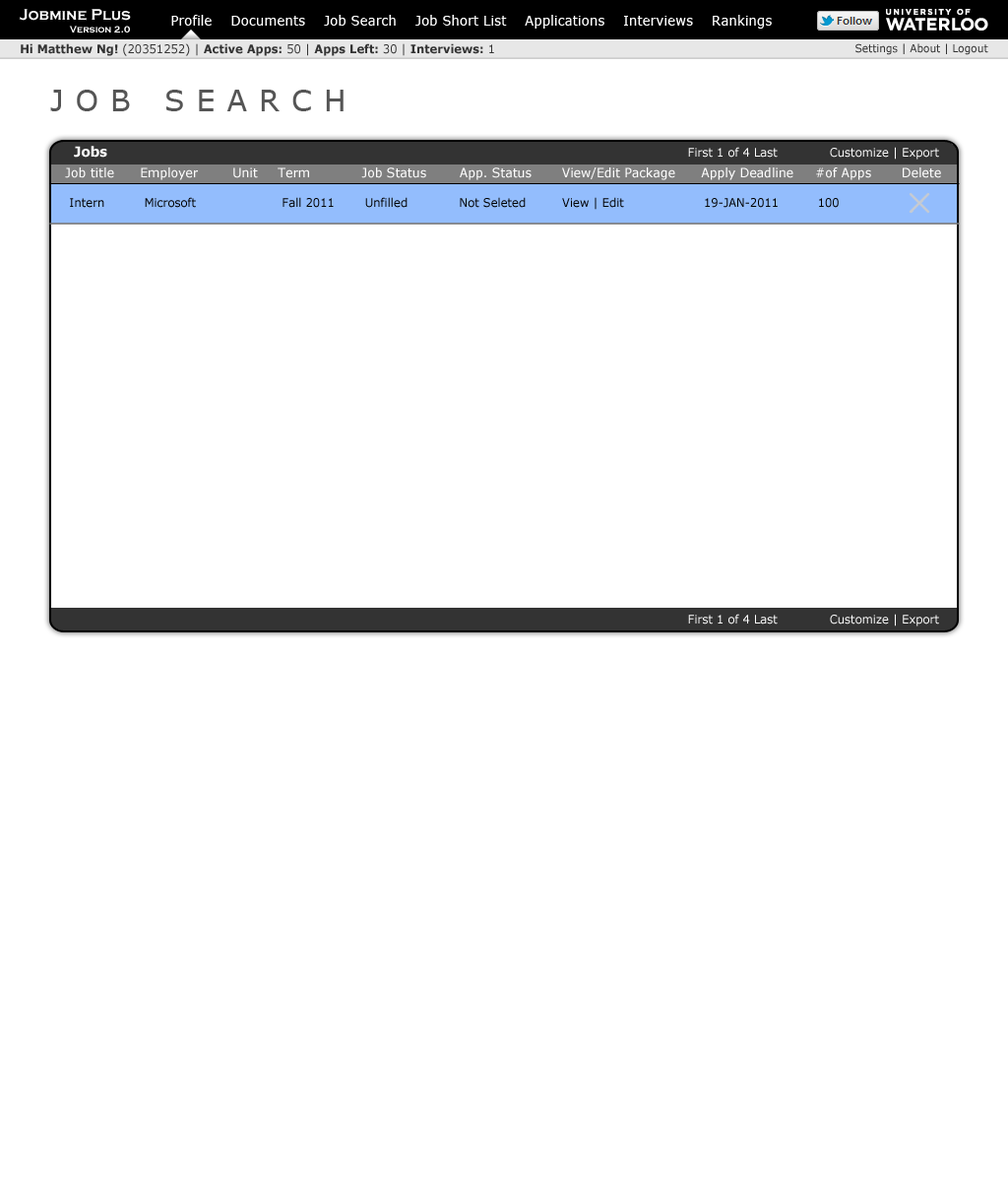
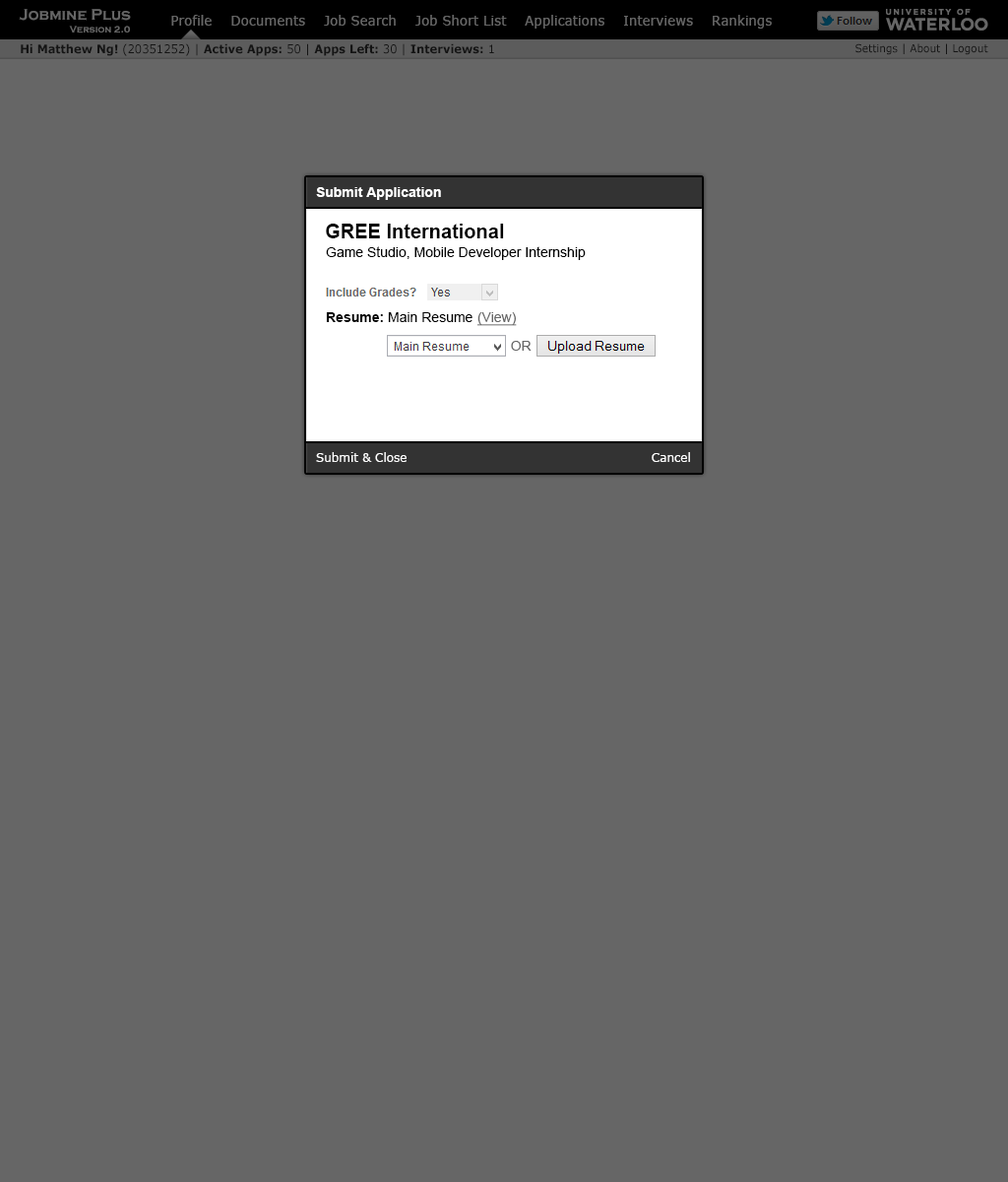
Before/after of a 1008 × 1182 layered artwork. What changed in the layer stack:
added group "Apply box" with 27 layers above "message" over [0, 8, 1008, 1182]
added group "Popup" with 24 layers in group "Apply box" over [306, 177, 703, 473]
added group "header copy" (1st of 2, in "Apply box" › "Popup") with 4 layers in group "Popup" over [306, 177, 703, 209]
added group "bg" (1st of 8, in "Apply box" › "Popup" › "header copy") with 2 layers in group "header copy" over [306, 177, 703, 209]
added layer "Custom title copy" (1st of 2, in "Apply box" › "Popup" › "header copy" › "bg") in group "bg" over [306, 177, 703, 207]
added group "content" with 12 layers in group "Popup" over [313, 223, 656, 357]
added group "Resume" with 6 layers in group "content" over [325, 312, 656, 357]
added group "Selection" with 3 layers in group "Resume" over [386, 334, 656, 357]
added group "footer copy" (1st of 2, in "Apply box" › "Popup") with 4 layers in group "Popup" over [306, 441, 703, 473]
added layer "Submit & Close Cancel" in group "footer copy" over [316, 451, 691, 462]
added group "bg" (2nd of 8, in "Apply box" › "Popup" › "footer copy") with 2 layers in group "footer copy" over [306, 441, 703, 473]
added layer "border copy" (1st of 2, in "Apply box" › "Popup" › "footer copy" › "bg") in group "bg" over [306, 443, 703, 473]
added layer "bg" (3rd of 8, in "Apply box" › "Popup") in group "Popup" over [306, 177, 703, 473]
added group "black overlay" (1st of 3, in "Apply box") with 1 layers in group "Apply box" over [0, 8, 1008, 1182]
added layer "black copy" (1st of 2, in "Apply box" › "black overlay") (60%) in group "black overlay" over [0, 8, 1008, 1182]
hid group "main content" (110 layers) over [49, 89, 961, 1046]
painted on "bg" (8th of 8, in "main content" › "Table"), masked it over [49, 139, 960, 633]
masked "bottom" over [0, 39, 1008, 60]
masked "top" over [18, 8, 989, 40]
…and 17 more changes (13 added, 3 mask, 4 painted)
